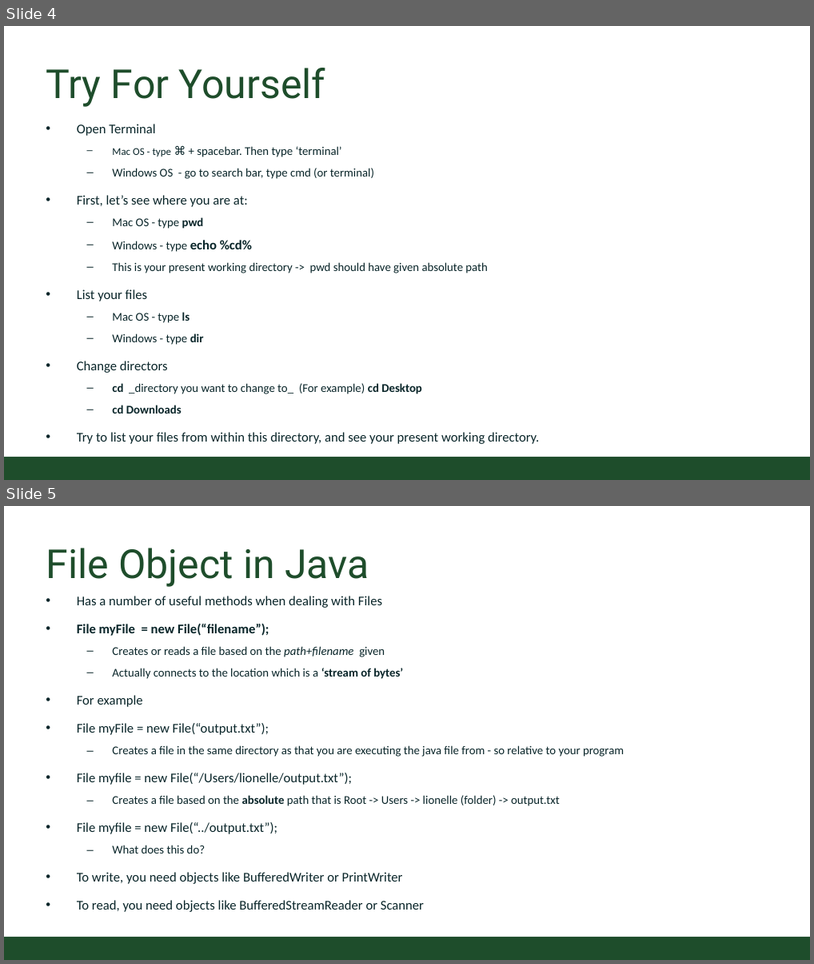
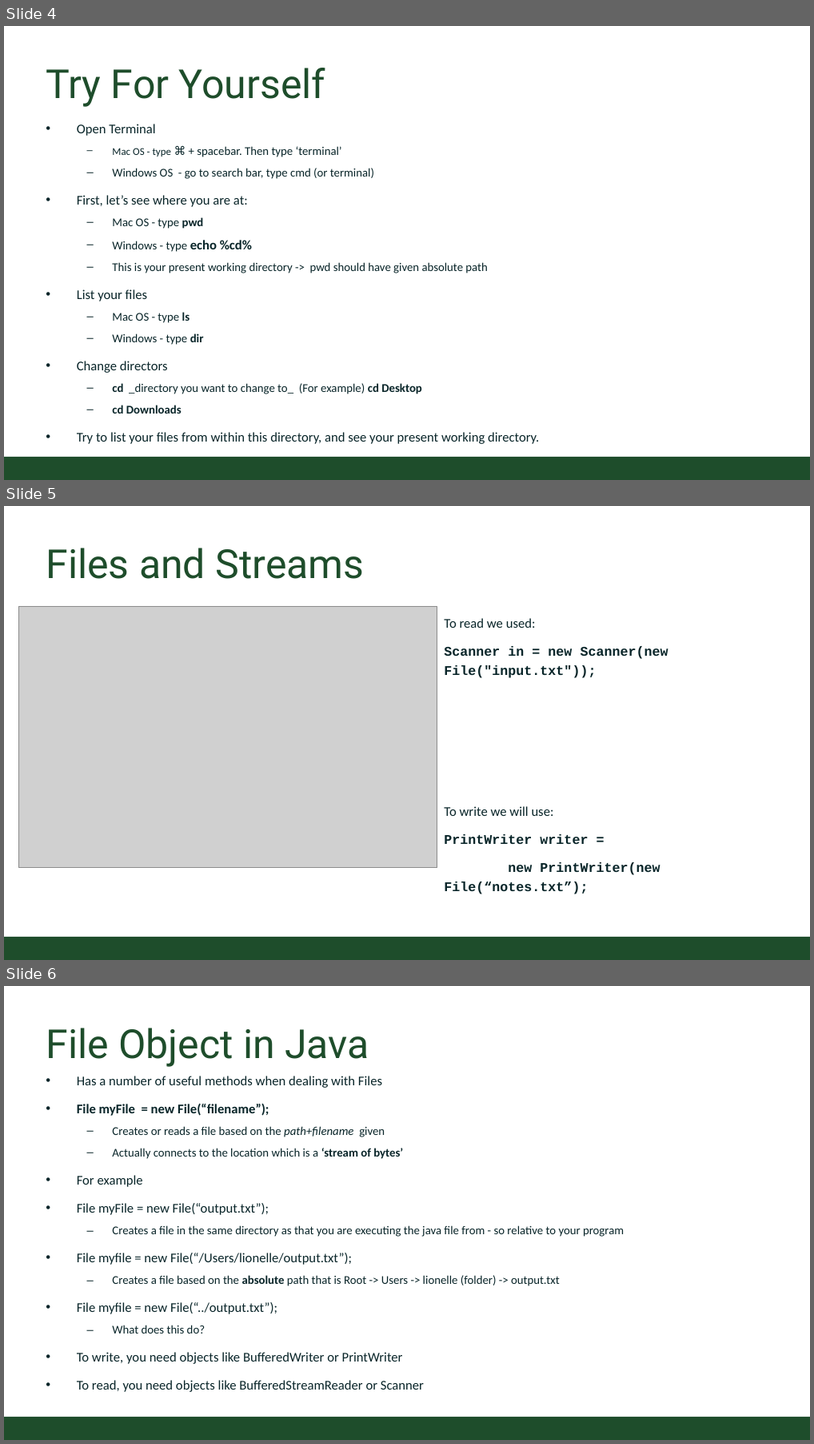
Before and after one commit to CSU-CompSci-CS163-4/Handouts, a slide deck: slides/On-Campus/09_01_OSandFileWriting.pptx. Shown one above the other, each under a label of ours: slides 4 and 5 before the commit, slides 4, 5 and 6 after it. The pictures are 814x964 and 814x1444 pixels, drawn with LibreOffice and Linux fonts; fonts in the diff are those of the drawing; grey boxes stand for pictures; background and template pictures are left out. Boxes give left, top, right and bottom in pixels: in the first picture for what was removed or moved away, otherwise in the second. Text is boxed around its words. In the diff, an @@ line names an element or a change of style, - is before the commit and + after.

Commit message:
Updated File Writing
Add slide on stream and one practical.

```diff
--- a/slides/On-Campus/09_01_OSandFileWriting.pptx
+++ b/slides/On-Campus/09_01_OSandFileWriting.pptx
@@ slide 5 added at (4,506,810,960), background #FFFFFF; not listed: 1 template element that a slide beside it also shows @@
@@ title added at (46,548,365,579), 54 pt, text #1E4D2B @@
+Files and Streams
@@ picture added at (18,606,438,868) @@
@@ text added at (444,618,669,894), 18 pt, text #092529, bold @@
+To read we used:
+Scanner in = new Scanner(new File("input.txt"));
+To write we will use:
+PrintWriter writer =
+new PrintWriter(new File(“notes.txt”);
@@ what was slide 5 is now slide 6 @@
```
Also in this commit, not shown: 1 slide changed, 1 other slide added.
